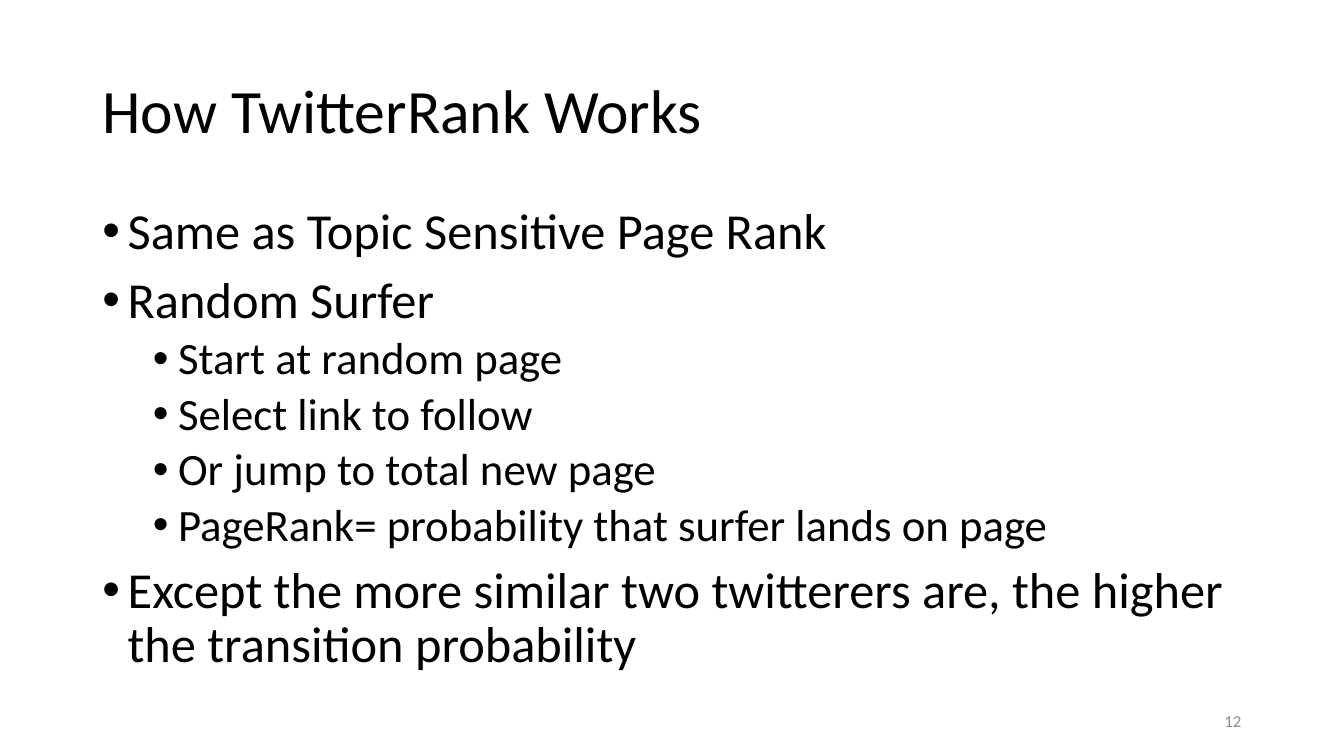
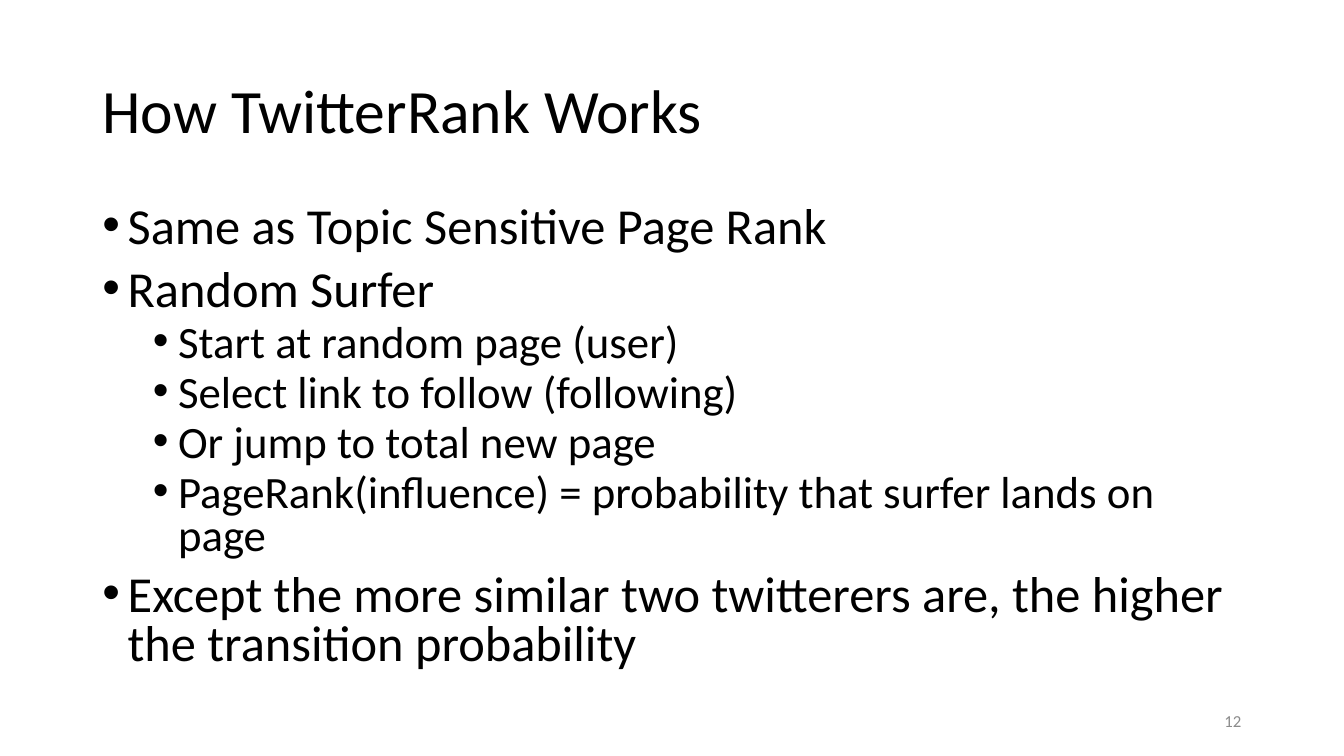
Before and after one commit to Miranda-C-Smith/cs834-f17, a slide deck: slide 12 of assignments/Presentation2/TopicPageRankSlides.pptx. Drawn at 1344x756 pixels with LibreOffice and Linux fonts; fonts in the diff are those of the drawing. Boxes give left, top, right and bottom in pixels: in the first picture for what was removed or moved away, otherwise in the second. Text is boxed around its words. In the diff, an @@ line names an element or a change of style, - is before the commit and + after.

```diff
--- a/assignments/Presentation2/TopicPageRankSlides.pptx
+++ b/assignments/Presentation2/TopicPageRankSlides.pptx
@@ text at [128,209,1223,669]: line spacing 0.9 to 0.8 @@
@@ text at [178,325,737,416]: text changed @@
-  • Start at random page
-  • Select link to follow
+  • Start at random page (user)
+  • Select link to follow (following)
@@ text at [178,475,1154,559]: text changed @@
-  • PageRank= probability that surfer lands on page
+  • PageRank(influence) = probability that surfer lands on page
```
